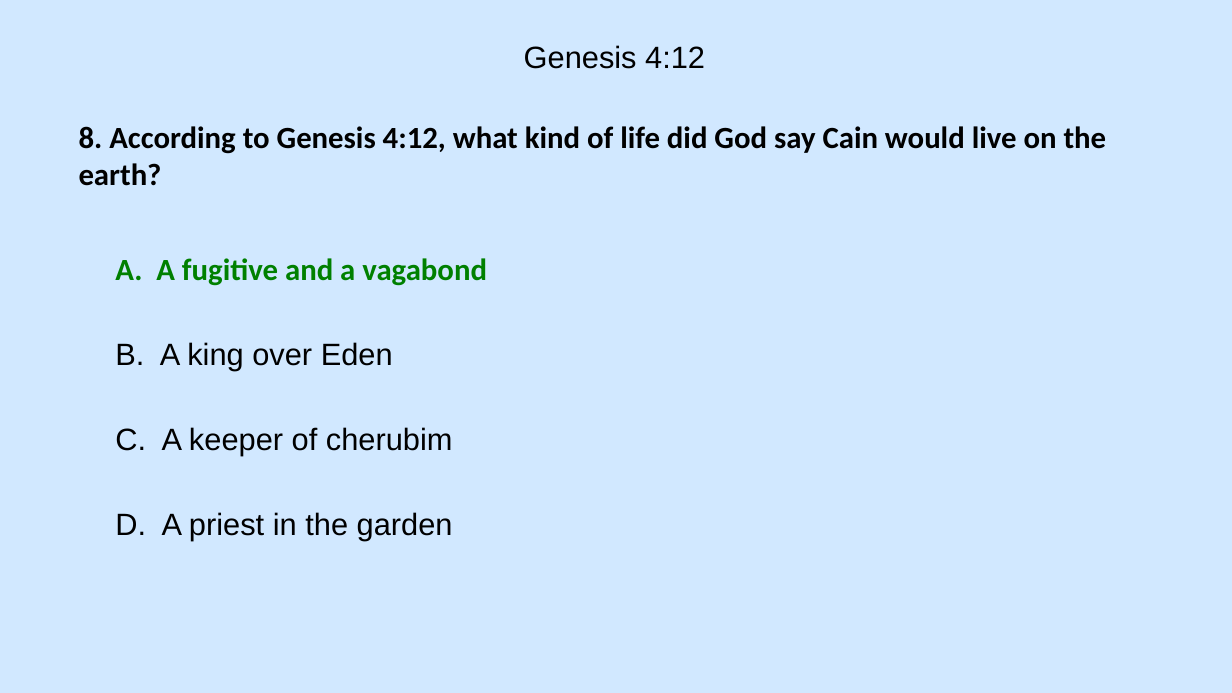
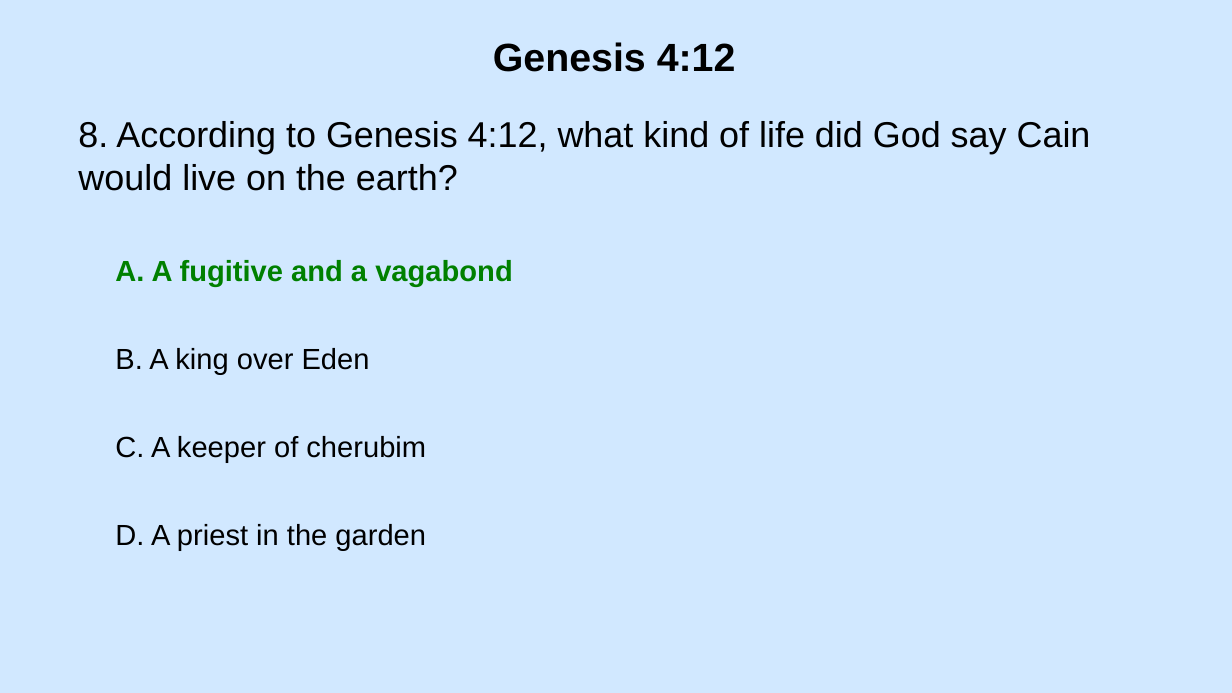
Before and after one commit to shelmel2012-beep/Genesis-Jeopardy-Bible-Bowl-Study-Guide-, a slide deck: slide 17 of Genesis 4 Study Guide 1.pptx. Drawn at 1232x693 pixels with LibreOffice and Linux fonts; fonts in the diff are those of the drawing. Boxes give left, top, right and bottom in pixels: in the first picture for what was removed or moved away, otherwise in the second. Text is boxed around its words. In the diff, an @@ line names an element or a change of style, - is before the commit and + after.

```diff
--- a/Genesis 4 Study Guide 1.pptx
+++ b/Genesis 4 Study Guide 1.pptx
@@ text "Genesis 4:12" at bbox=[493, 42, 736, 72]: size 18 to 23 pt, bold on @@
@@ text "8. According to Genesis 4:12, ..." at bbox=[78, 121, 1091, 191]: size 18 to 21 pt, font Calibri to Arial, bold off @@
@@ text "A. A fugitive and a ..." at bbox=[115, 260, 512, 287]: size 18 to 17 pt, font Calibri to Arial @@
@@ text "C. A keeper of cherubim": place and size @@
-text "C. A keeper of cherubim" at bbox=[115, 427, 453, 455]
+text "C. A keeper of cherubim" at bbox=[115, 436, 426, 462]
@@ size 18 to 17 pt in 3 elements at bbox=[115, 348, 370, 374], bbox=[115, 436, 426, 462], bbox=[115, 524, 426, 550] @@
@@ text "D. A priest in the ...": place and size @@
-text "D. A priest in the ..." at bbox=[115, 512, 453, 540]
+text "D. A priest in the ..." at bbox=[115, 524, 426, 550]
```
Also in this commit, not shown: 40 other slides changed, 10 slides added, 1 other file.
